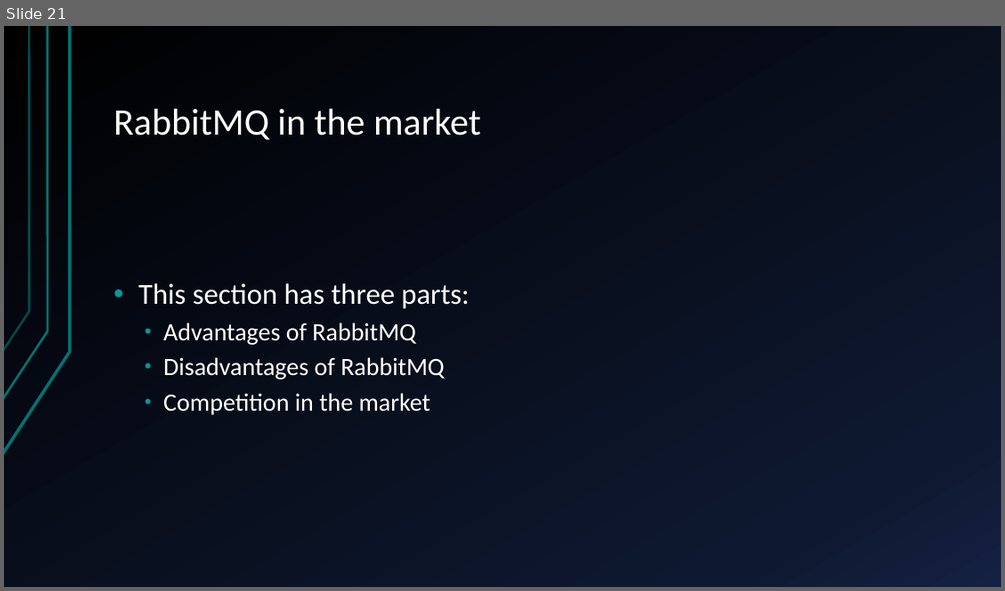
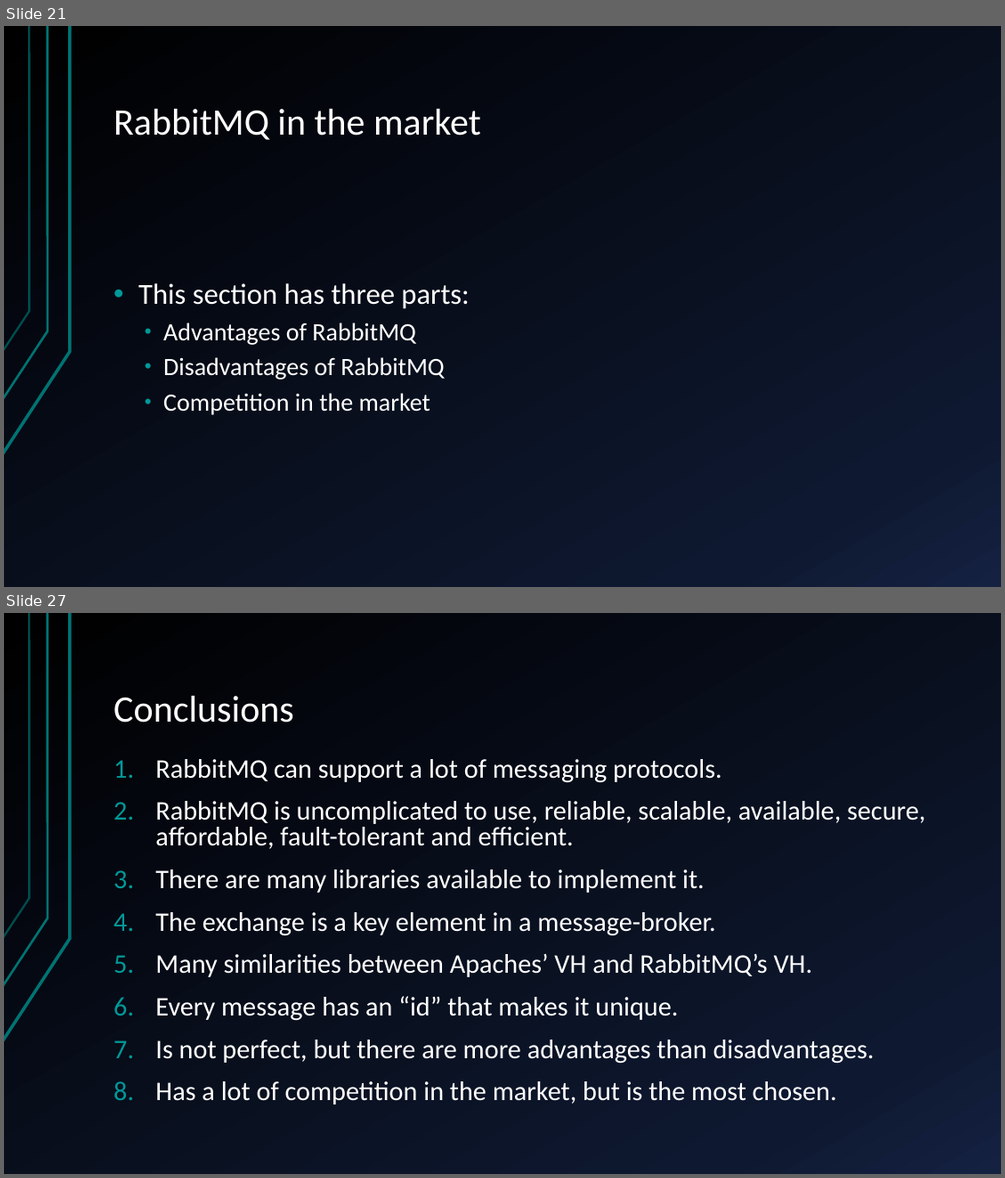
Before and after one commit to marc7666/Distributed-computing-course, a slide deck: Activities/Activity 2/RabbitMQ – components, benefits and application.pptx. Shown one above the other, each under a label of ours: slide 21 before the commit, slides 21 and 27 after it; the slides between them are not shown. The pictures are 1005x591 and 1005x1178 pixels, drawn with LibreOffice and Linux fonts; fonts in the diff are those of the drawing. Boxes give left, top, right and bottom in pixels: in the first picture for what was removed or moved away, otherwise in the second. Text is boxed around its words. In the diff, an @@ line names an element or a change of style, - is before the commit and + after.

```diff
--- a/Activities/Activity 2/RabbitMQ – components, benefits and application.pptx
+++ b/Activities/Activity 2/RabbitMQ – components, benefits and application.pptx
@@ slide 27 added at box(4, 613, 1001, 1174), background gradient #000000 to #0F1931 to #142242; not listed: 3 template elements that a slide beside it also shows @@
@@ title added at box(113, 696, 294, 722), 36 pt, text #FFFFFF @@
+Conclusions
@@ text added at box(155, 759, 925, 1104), 25.9 pt, text #FFFFFF @@
+1. RabbitMQ can support a lot of messaging protocols.
+2. RabbitMQ is uncomplicated to use, reliable, scalable, available, secure, affordable, fault-tolerant and efficient.
+3. There are many libraries available to implement it.
+4. The exchange is a key element in a message-broker.
+5. Many similarities between Apaches’ VH and RabbitMQ’s VH.
+6. Every message has an “id” that makes it unique.
+7. Is not perfect, but there are more advantages than disadvantages.
+8. Has a lot of competition in the market, but is the most chosen.
```
Also in this commit, not shown: 3 slides changed, 3 other slides added, 2 slides removed.
